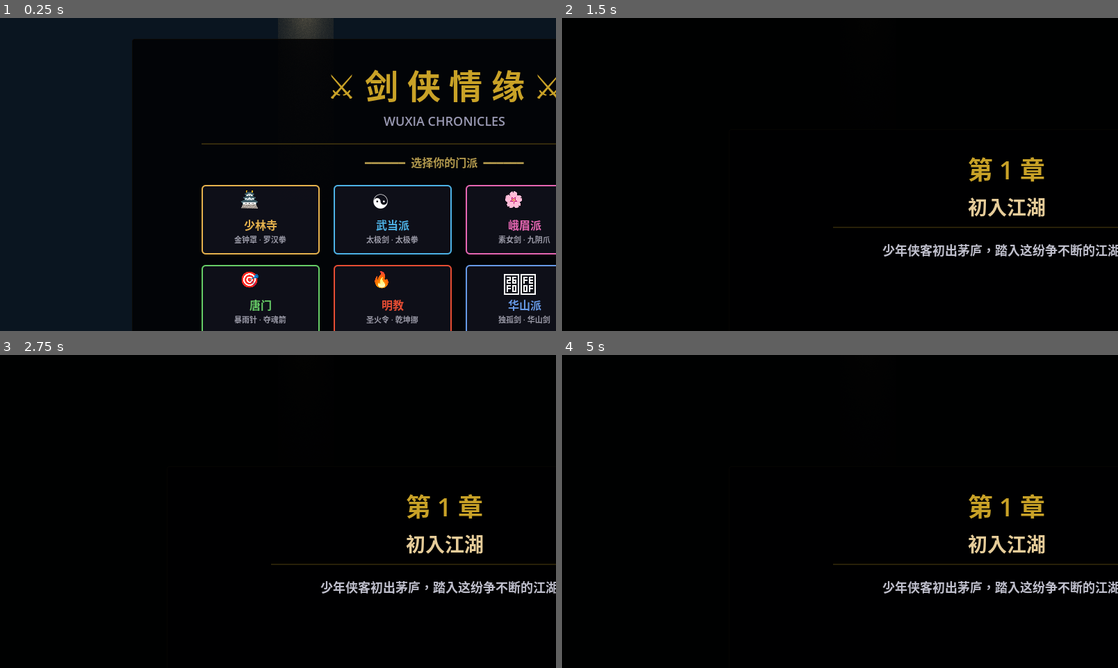
Above: before the commit, frames 1-4 (two rows, left to right).
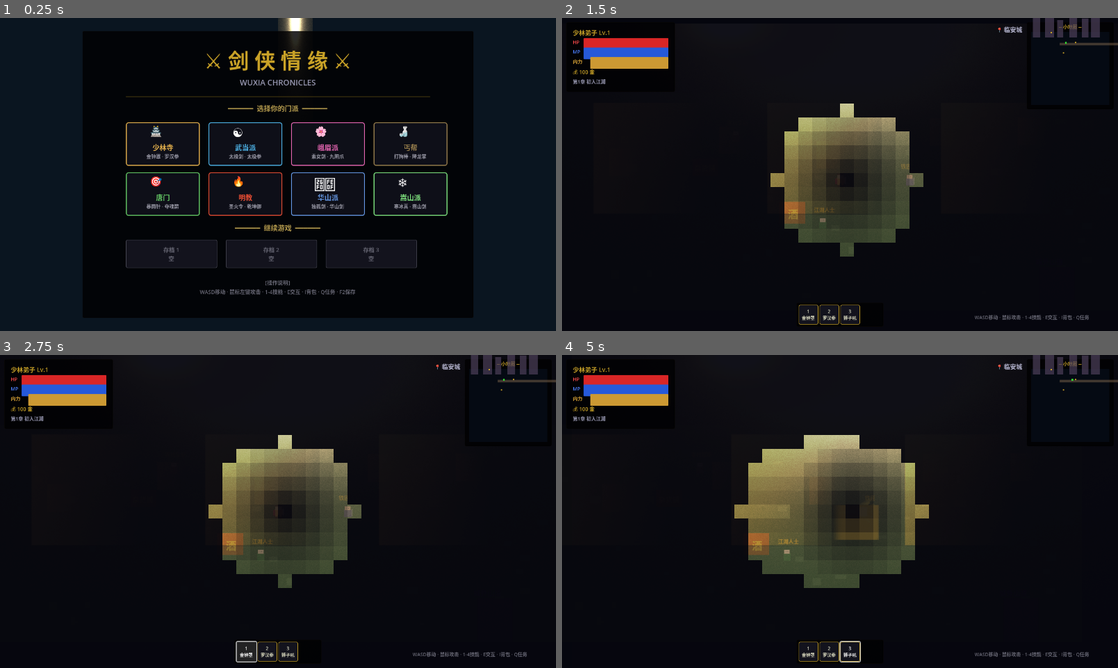
Above: after the commit, the same moments.

Repository: wishos/ai-games1
Game: Godot game, scene res://scenes/main.tscn
Two runs of this game, one before a commit and one after it. Both use one fixed random seed, a clock stepped at 60 frames per second and the inputs below.
Inputs (mouse positions are in pixels of both pictures, inside the frame that each line leads up to):
- Up to frame 1 (0.25 s): no input
- Up to frame 2 (1.5 s): click "🏯" at 0.5 s; click (840, 237) at 1.25 s, where only the run after the commit has a clickable "开始游戏"
- Up to frame 3 (2.75 s): click (244, 652) at 2 s, where only the run after the commit has a clickable "1 金钟罩"
- Up to frame 4 (5 s): click (828, 652) at 2.75 s, where only the run after the commit has a clickable "2 罗汉拳"; click (851, 652) at 3.5 s, where only the run after the commit has a clickable "3 狮子吼"; tap Enter at 4.25 s; move the mouse to (962, 495) at 4.27 s; press the mouse at (962, 495) at 4.28 s; hold D (ui_right) from 4.28 s (still down); tap Space (ui_select) at 4.52 s

The runs differ from the first frame. In frame 1, 27% of the frame differs, in the area x 14-100%, y 0-100%; in frame 2, 14%; in frame 3, 14%; in frame 4, 18%.

Commit message:
feat: 实现6职业T2技能（猎人/盗贼/牧师/骑士/吟游诗人/召唤师）共18个新技能
- 猎人T2: 致命陷阱、猎豹加速、穿甲箭
- 盗贼T2: 影遁、淬毒利刃、锁喉
- 牧师T2: 群体治疗、驱散、神圣仲裁
- 骑士T2: 盾击、圣光审判、钢铁壁垒
- 吟游诗人T2: 战斗乐章、疯狂节拍、天籁之音
- 召唤师T2: 契约强化、灵魂连接、召唤兽强化

- 新增DOT/Buff回合处理系统
- 更新GAME_DESIGN.md标注已实现T2技能
- 更新CHANGELOG.md和README.md

Diff:
--- a/project.godot
+++ b/project.godot
@@ -20,9 +20,11 @@
 
 window/size/viewport_width=1280
 window/size/viewport_height=720
-window/stretch/mode="integer"
+window/stretch/mode="viewport"
 window/stretch/aspect="expand"
-window/stretch/scale_mode="frac"
+window/content_scale_width=640
+window/content_scale_height=360
+window/content_scale_mode="fractional"
 
 [rendering]
 
Not shown, changed: docs/CHANGELOG.md
Not shown, changed: docs/GAME_DESIGN.md
Not shown, changed: docs/README.md
